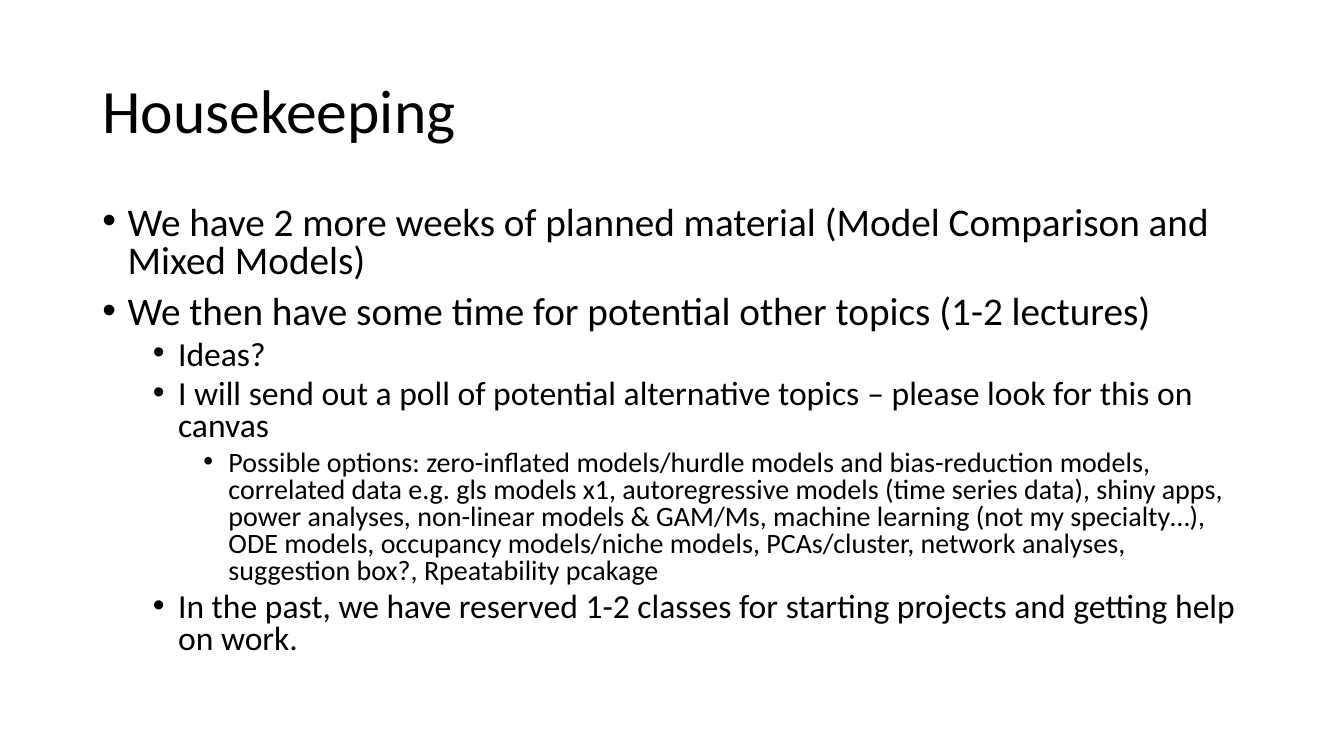
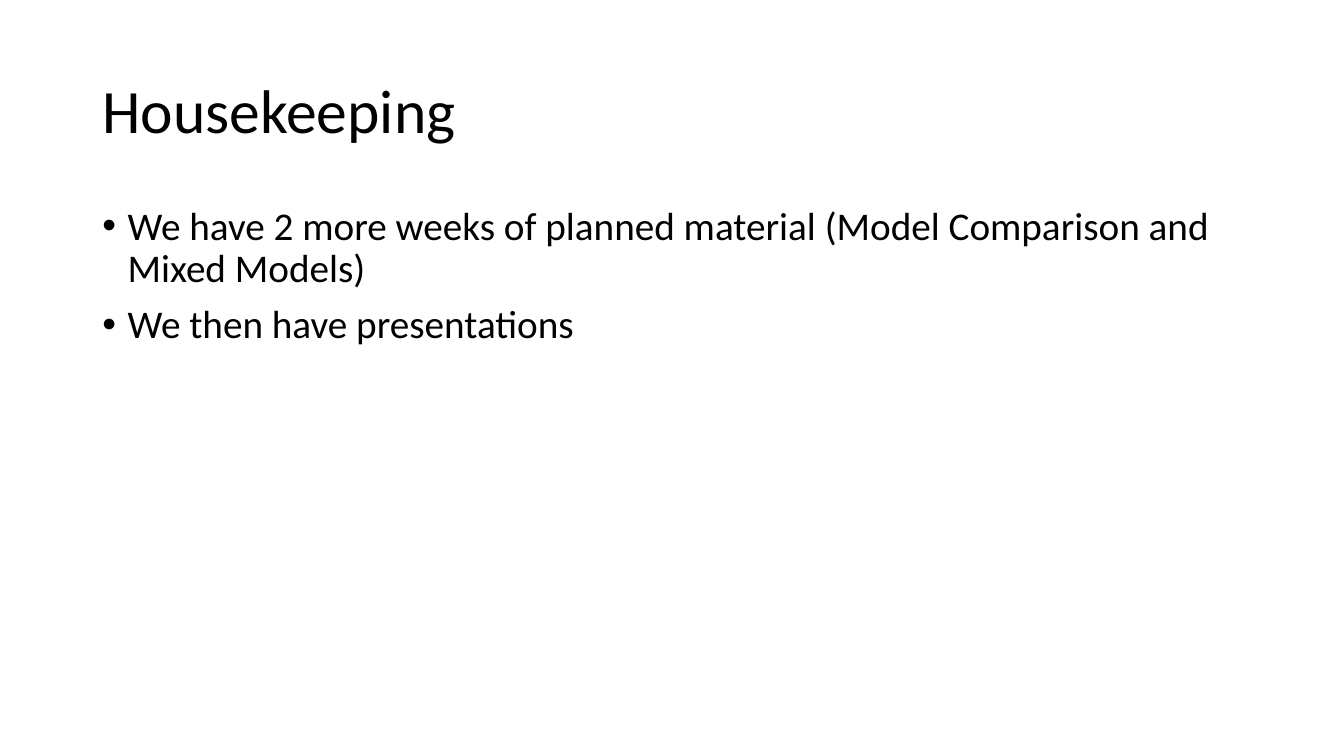
Before and after one commit to VTQuantMethodsEEB/klangwig, a slide deck: slide 2 of lectures/week_10_glms/le10_glms.pptx. Drawn at 1344x756 pixels with LibreOffice and Linux fonts; fonts in the diff are those of the drawing. Boxes give left, top, right and bottom in pixels: in the first picture for what was removed or moved away, otherwise in the second. Text is boxed around its words. In the diff, an @@ line names an element or a change of style, - is before the commit and + after.

```diff
--- a/lectures/week_10_glms/le10_glms.pptx
+++ b/lectures/week_10_glms/le10_glms.pptx
@@ text at [128,211,1209,287]: line spacing 0.8 to 0.9 @@
@@ text at [128,310,574,345]: text changed; size 20 to 28 pt @@
-• We then have some time for potential other topics (1-2 lectures)
-  • Ideas?
-  • I will send out a poll of potential alternative topics – please look for this on canvas
-    • Possible options: zero-inflated models/hurdle models and bias-reduction models, correlated data e.g. gls models x1, autoregressive models (time series data), shiny apps, power analyses, non-linear models & GAM/Ms, machine learning (not my specialty…), ODE models, occupancy models/niche models, PCAs/cluster, network analyses, suggestion box?, Rpeatability pcakage
-  • In the past, we have reserved 1-2 classes for starting projects and getting help on work.
+• We then have presentations
```
Also in this commit, not shown: 5 other slides changed, 3 slides added, 2 other files.
